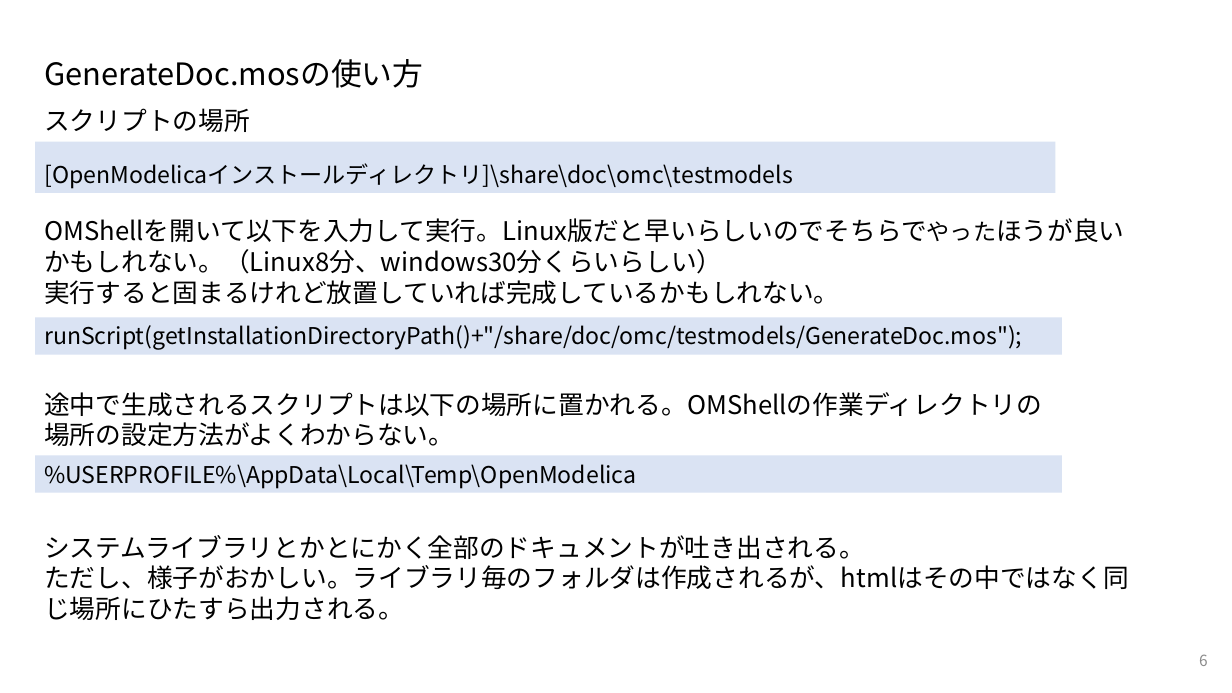
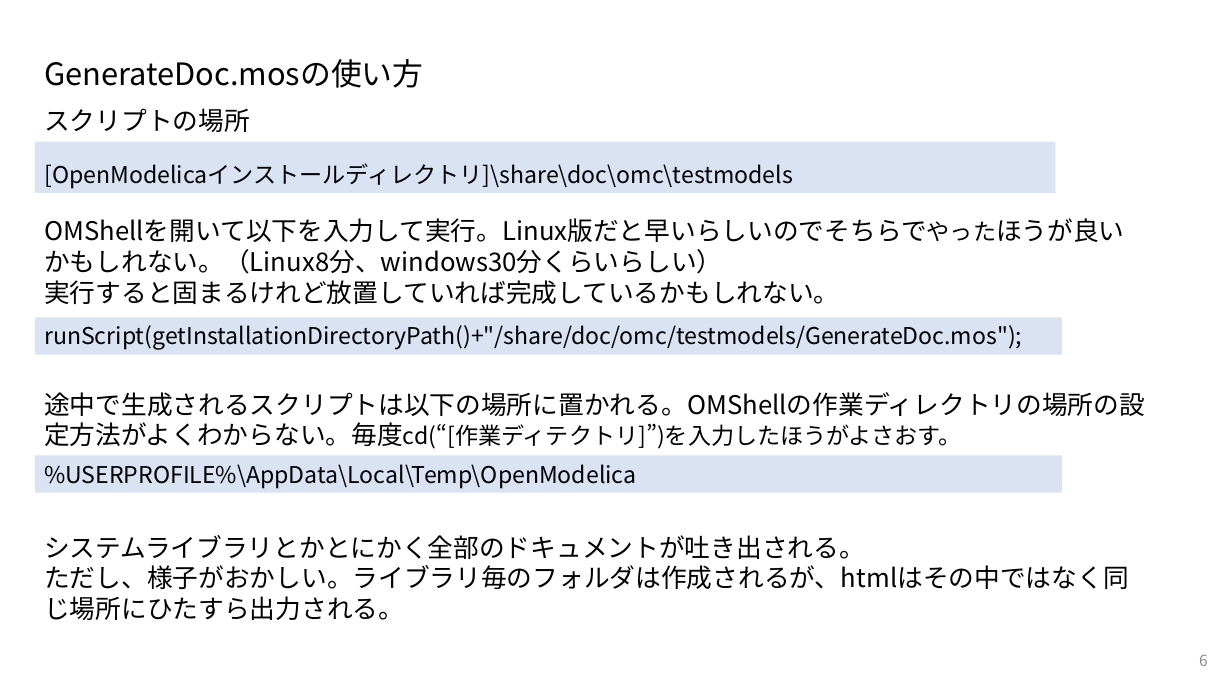
Before and after one commit to kinonotofu/tofulog, a slide deck: slide 6 of document/20190525_GenerateDoc.pptx. Drawn at 1232x693 pixels with LibreOffice and Linux fonts; fonts in the diff are those of the drawing. Boxes give left, top, right and bottom in pixels: in the first picture for what was removed or moved away, otherwise in the second. Text is boxed around its words. In the diff, an @@ line names an element or a change of style, - is before the commit and + after.

```diff
--- a/document/20190525_GenerateDoc.pptx
+++ b/document/20190525_GenerateDoc.pptx
@@ text at bbox=[44, 392, 1145, 449]: text changed @@
-途中で生成されるスクリプトは以下の場所に置かれる。OMShellの作業ディレクトリの場所の設定方法がよくわからない。
+途中で生成されるスクリプトは以下の場所に置かれる。OMShellの作業ディレクトリの場所の設定方法がよくわからない。毎度cd(“[作業ディテクトリ]”)を入力したほうがよさおす。
```
Also in this commit, not shown: 2 other slides changed.
